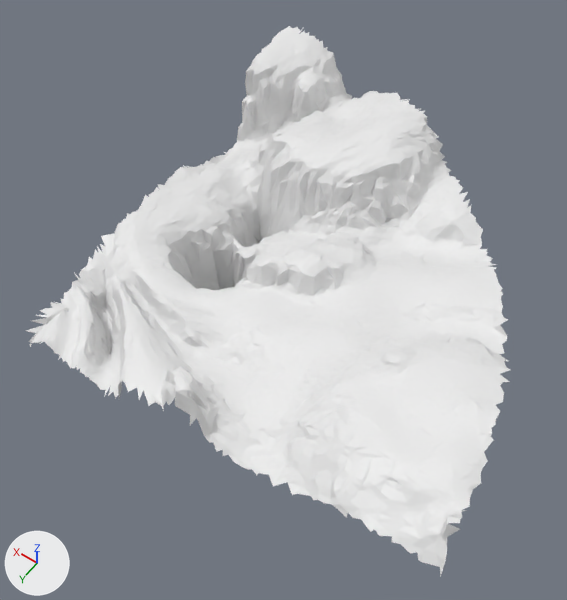
Before and after pictures for a commit that changed the glTF model moon small_tiles/tile_402.glb.
Before and after are seen from a camera (50 mm lens) standing at (-5.19, 2.42, -22.08) and looking at (-2.03, -2.01, -29.05). The lights are fixed; the arrows at lower left show +X, +Y and +Z. The older version comes first. Vertices at exactly the same position are counted once.

Objects in the first picture: 't402'.
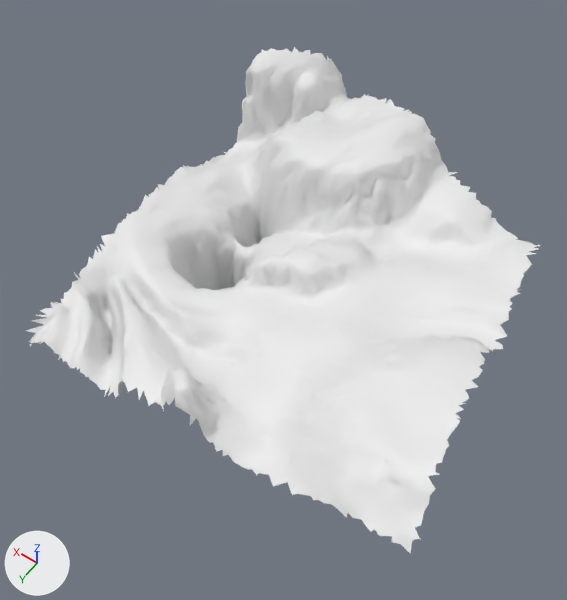
What differs and where, as boxes (x1, y1, x2, y2) in the pictures (567 x 600 px; the box of a moved part takes in the faces that stretch with it):
't402', reshaped (6% wider, 8% shorter): before (26, 26, 511, 576); after (26, 47, 541, 553)
part 1 of me_t402, moved or reshaped: before (347, 91, 511, 576); after (449, 172, 541, 320)
part 2 of me_t402, deleted: before (262, 26, 336, 66)

What the commit changed:
me_t402 is used by ob_t402; location (0.0, 0.0, 0.0).
me_t402 had 6582 vertices, 12775 faces and spanned x -4.98..0.09, y -4.97..0.05, z -30.17..-27.74.
me_t402 now has 6453 vertices, 12522 faces and spans x -4.71..0.09, y -4.95..0.05, z -30.17..-27.74.
me_t402 part 1: 202 vertices removed from x -4.98..-1.02, y -4.97..0.04, z -28.55..-27.76; 154 vertices added at x -4.32..-2.96, y -4.09..-2.54, z -28.32..-28.05.
me_t402 part 2: 81 vertices removed from x -0.75..0.01, y -4.96..-4.45, z -27.97..-27.81.
